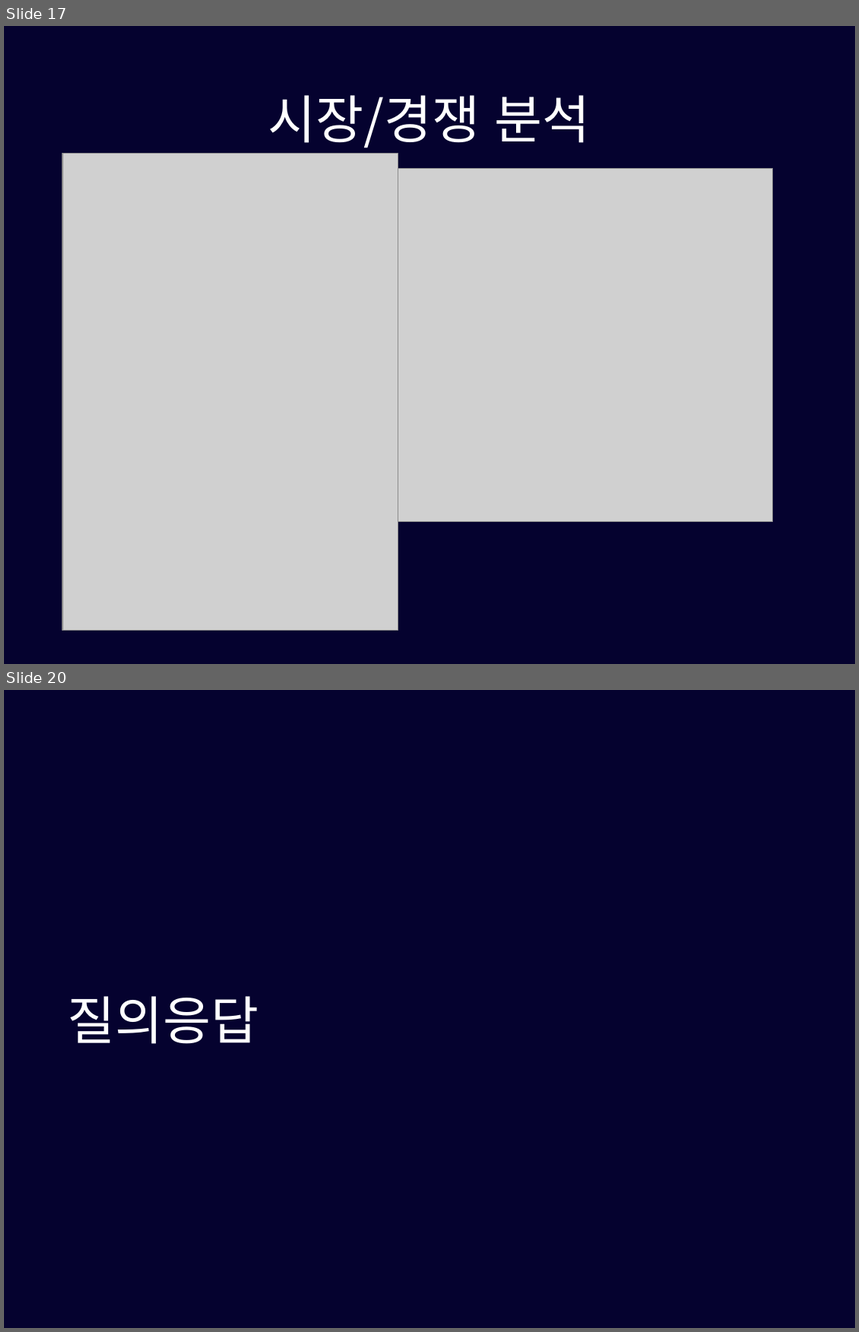
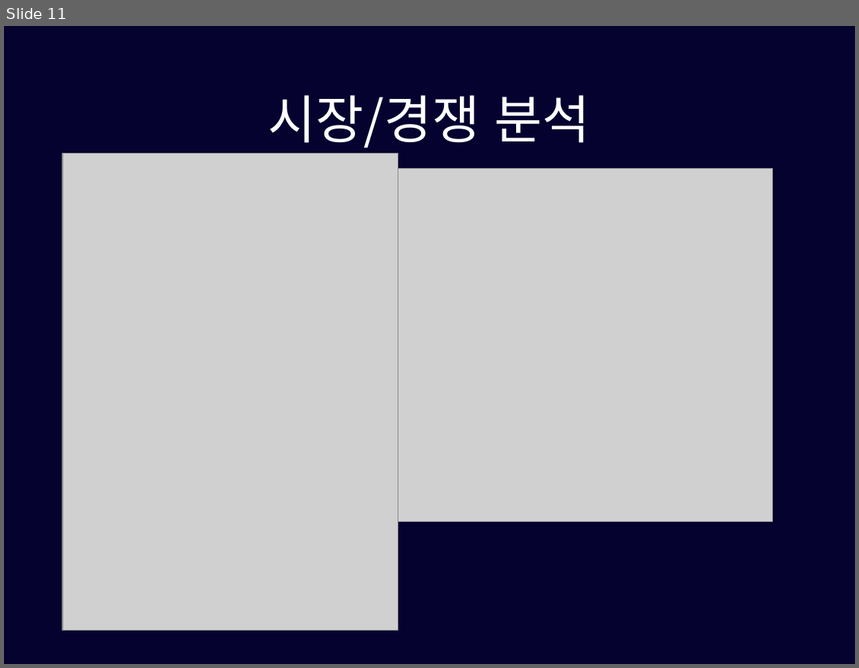
Before and after one commit to pasongsj/ideatone, a slide deck: ideatoneppt.pptx. Shown one above the other, each under a label of ours: slides 17 and 20 before the commit, slide 11 after it; the slides between them are not shown. The pictures are 859x1332 and 859x668 pixels, drawn with LibreOffice and Linux fonts; fonts in the diff are those of the drawing; grey boxes stand for pictures. Boxes give left, top, right and bottom in pixels: in the first picture for what was removed or moved away, otherwise in the second. Text is boxed around its words. In the diff, an @@ line names an element or a change of style, - is before the commit and + after.

```diff
--- a/ideatoneppt.pptx
+++ b/ideatoneppt.pptx
@@ slide 20 removed at [4, 690, 855, 1328], background #05022F @@
@@ title removed at [68, 996, 259, 1044] @@
-질의응답
@@ what was slide 17 is now slide 11 @@
```
Also in this commit, not shown: 4 slides changed, 7 other slides removed.
